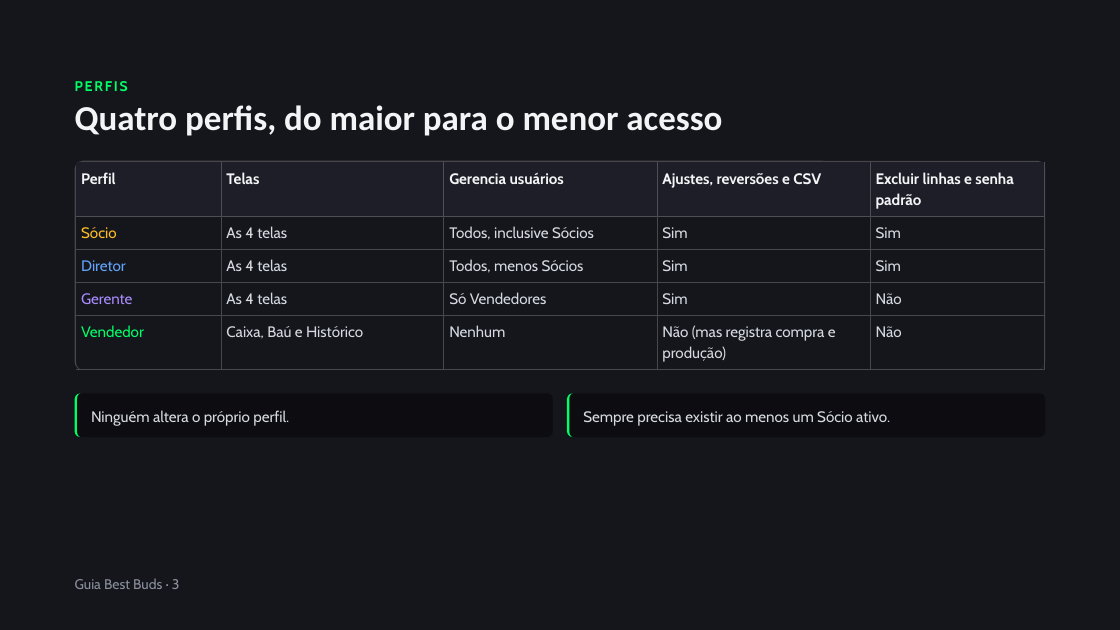
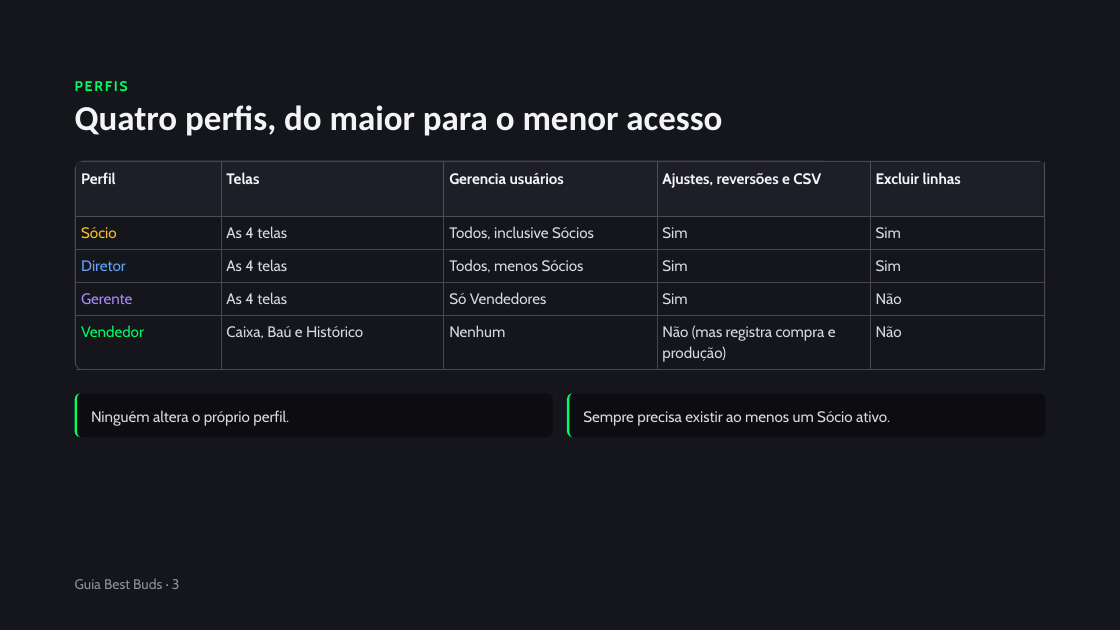
Before and after one commit to BESTBUDSOFC/BESTBUDS, a slide deck: slide 3 of docs/Guia_do_Sistema_Best_Buds.pptx. Drawn at 1120x630 pixels with LibreOffice and Linux fonts; fonts in the diff are those of the drawing. Boxes give left, top, right and bottom in pixels: in the first picture for what was removed or moved away, otherwise in the second. Text is boxed around its words. In the diff, an @@ line names an element or a change of style, - is before the commit and + after.

```diff
--- a/docs/Guia_do_Sistema_Best_Buds.pptx
+++ b/docs/Guia_do_Sistema_Best_Buds.pptx
@@ table at (76,162,1045,370) @@
-row 1, column 5: Excluir linhas e senha padrão
+row 1, column 5: Excluir linhas
```
Also in this commit, not shown: 10 other slides changed, 2 slides added, 1 other file.
